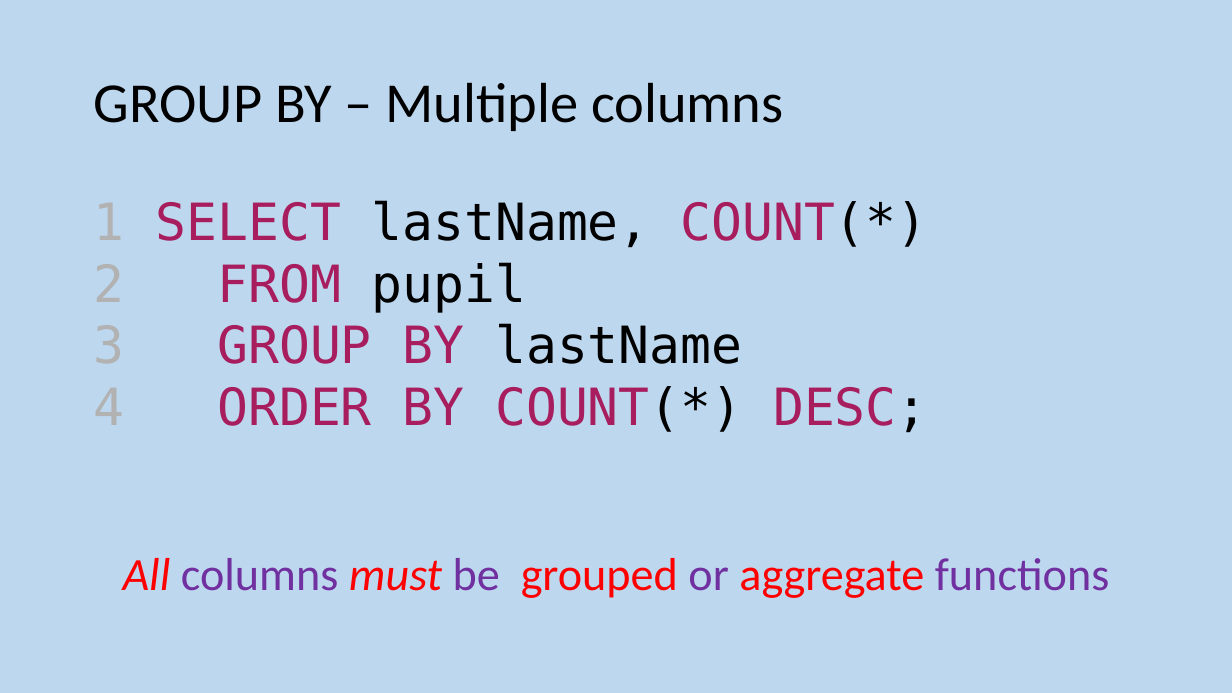
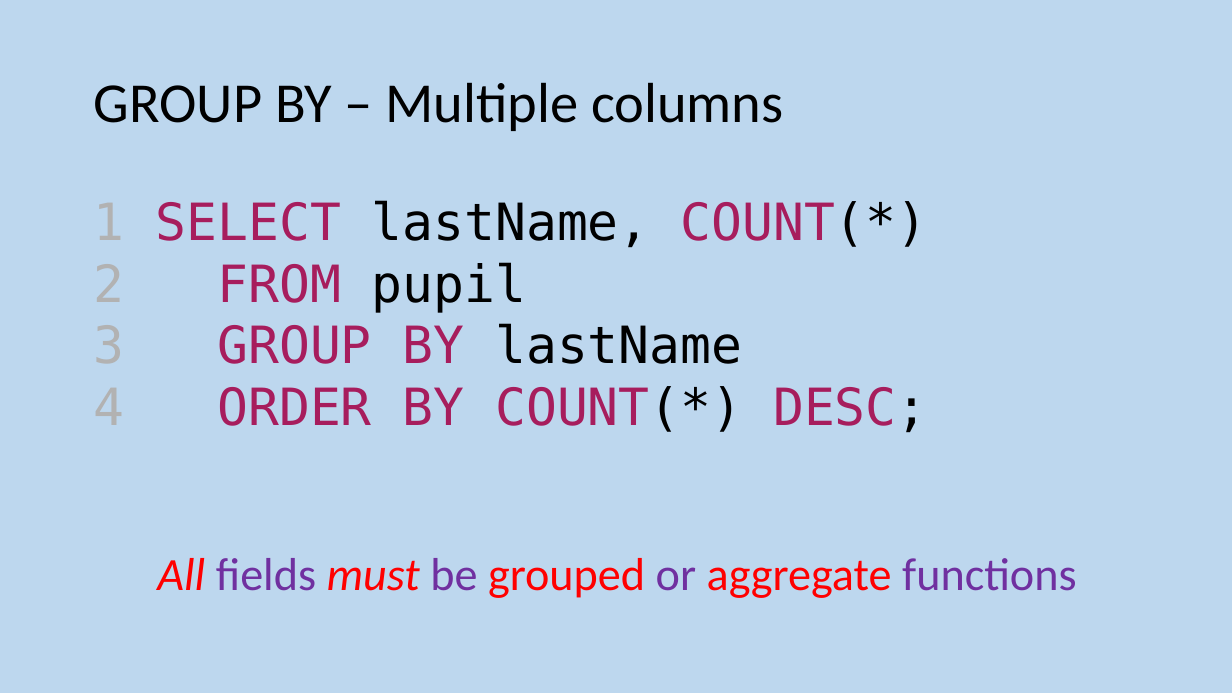
Before and after one commit to MrFriendCS/MrFriendCS.github.io, a slide deck: slide 56 of higher/ddd/H CS DDD Slides.pptx. Drawn at 1232x693 pixels with LibreOffice and Linux fonts; fonts in the diff are those of the drawing. Boxes give left, top, right and bottom in pixels: in the first picture for what was removed or moved away, otherwise in the second. Text is boxed around its words. In the diff, an @@ line names an element or a change of style, - is before the commit and + after.

```diff
--- a/higher/ddd/H CS DDD Slides.pptx
+++ b/higher/ddd/H CS DDD Slides.pptx
@@ text at (x1=157, y1=558, x2=1076, y2=598): text changed @@
-All columns must be grouped or aggregate functions
+All fields must be grouped or aggregate functions
```
Also in this commit, not shown: 7 other slides changed, 2 slides added, 2 other files.
